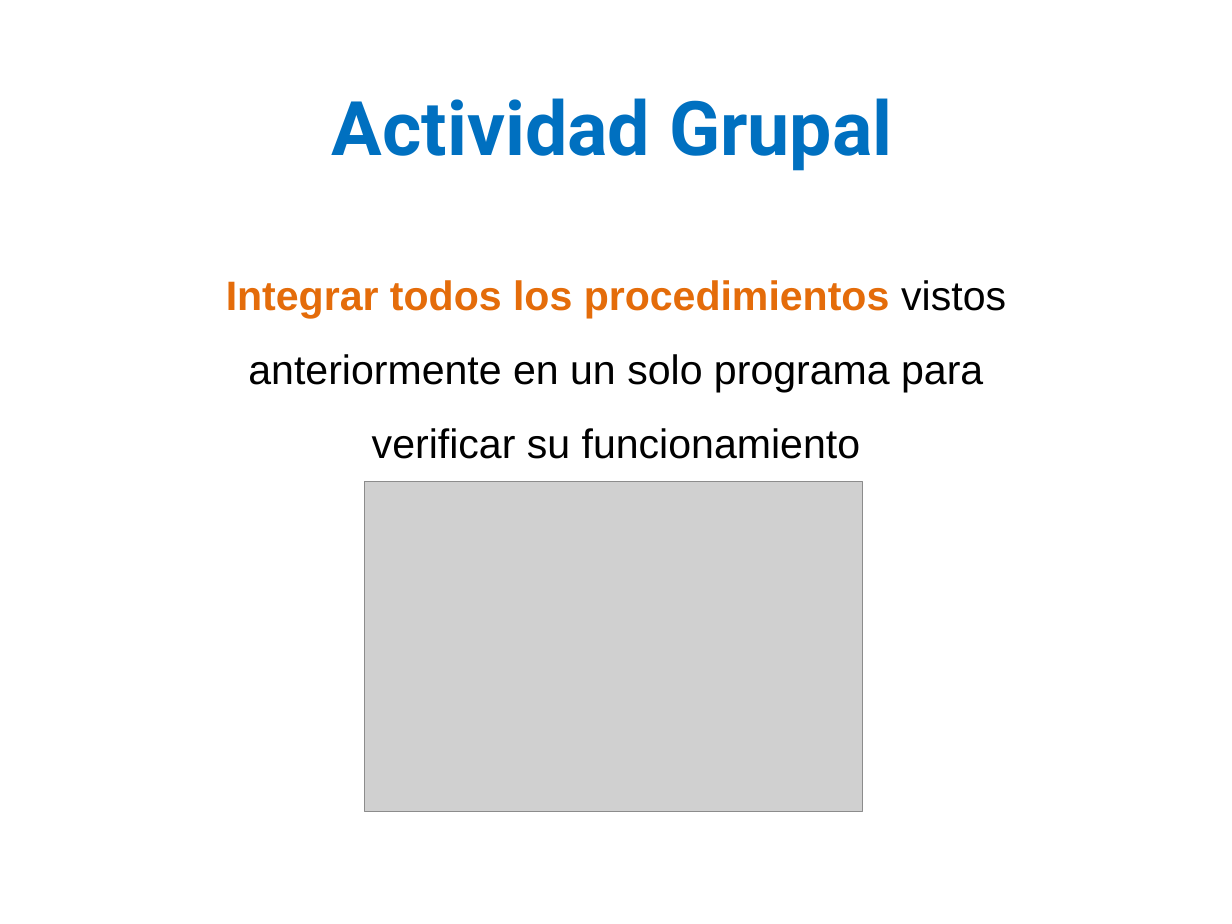
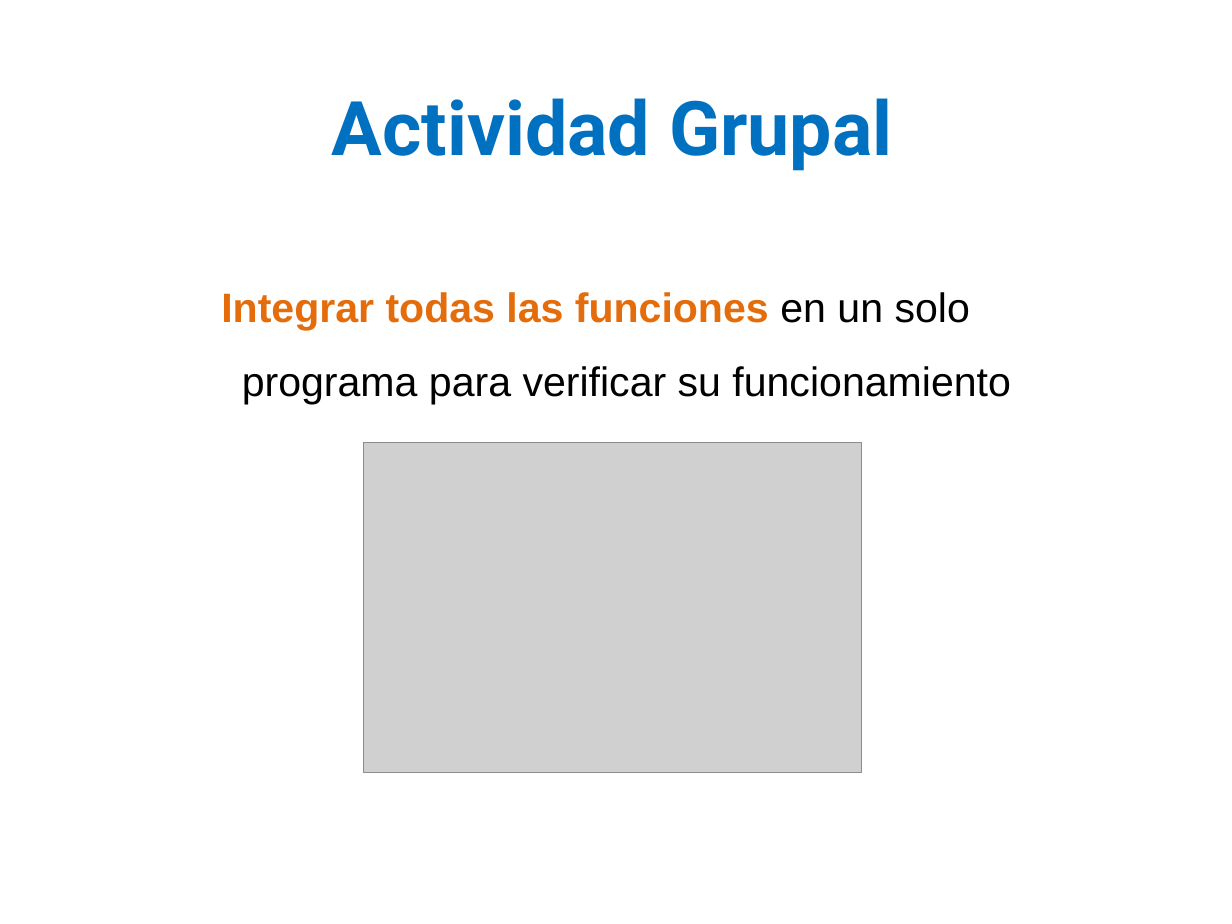
Before and after one commit to lizetheP/PensamientoC, a slide deck: slide 34 of calendario/documentos/7_Listas_Arreglos.pptx (slide 24 before the commit). Drawn at 1232x924 pixels with LibreOffice and Linux fonts; fonts in the diff are those of the drawing; grey boxes stand for pictures. Boxes give left, top, right and bottom in pixels: in the first picture for what was removed or moved away, otherwise in the second. Text is boxed around its words. In the diff, an @@ line names an element or a change of style, - is before the commit and + after.

```diff
--- a/calendario/documentos/7_Listas_Arreglos.pptx
+++ b/calendario/documentos/7_Listas_Arreglos.pptx
@@ text at (221,292,1010,404): text changed @@
-Integrar todos los procedimientos vistos
-anteriormente en un solo programa para
-verificar su funcionamiento
+Integrar todas las funciones en un solo programa para verificar su funcionamiento
@@ picture: place and size @@
-picture at (365,482,862,812)
+picture at (363,442,861,772)
```
Also in this commit, not shown: 12 other slides changed, 13 slides added, 4 slides removed, 6 other files.
